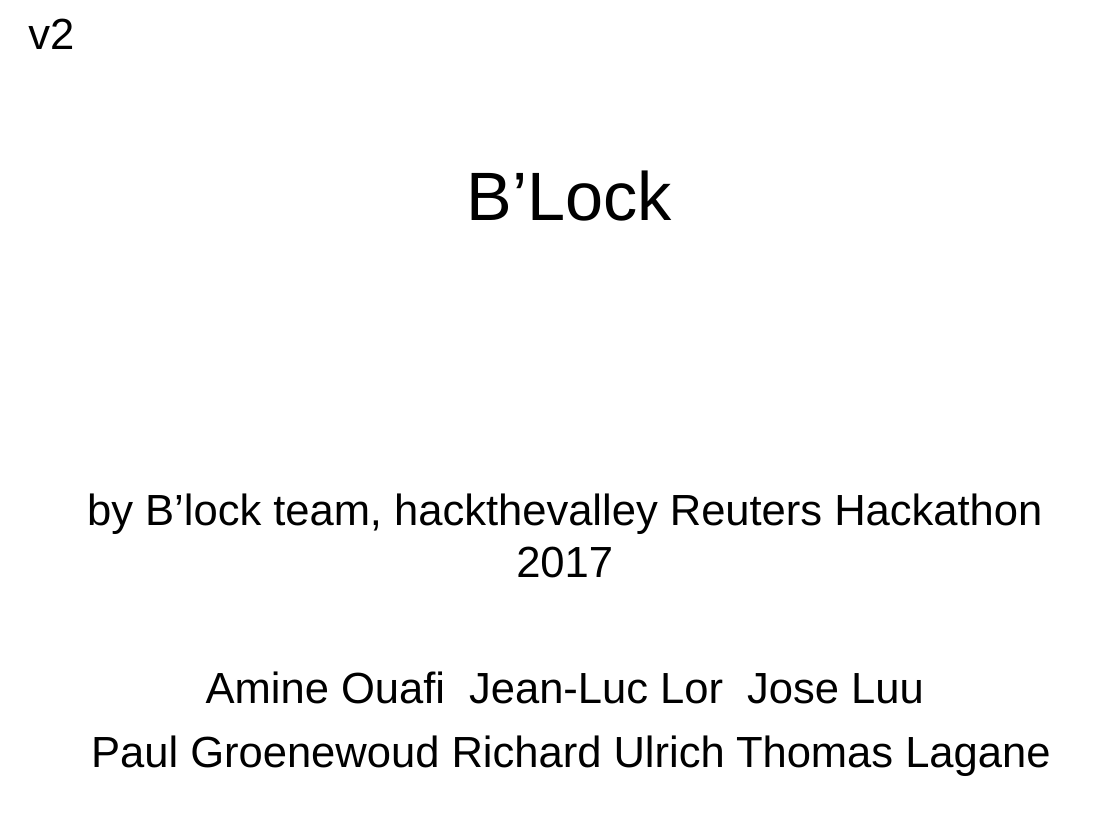
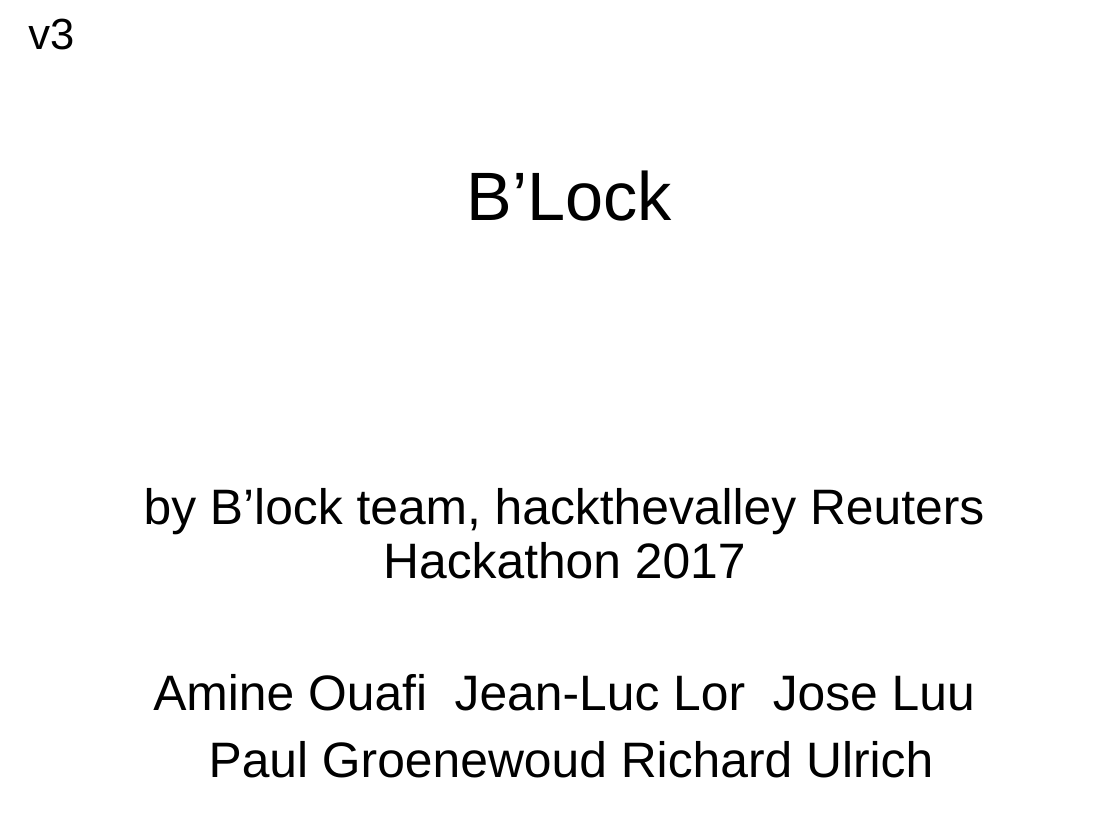
Before and after one commit to blockTeamhackathon/documents, a slide deck: slide 1 of B’Lock.ppt. Drawn at 1120x840 pixels with LibreOffice and Linux fonts; fonts in the diff are those of the drawing. Boxes give left, top, right and bottom in pixels: in the first picture for what was removed or moved away, otherwise in the second. Text is boxed around its words. In the diff, an @@ line names an element or a change of style, - is before the commit and + after.

```diff
--- a/B’Lock.ppt
+++ b/B’Lock.ppt
@@ text at [28,18,74,50]: text changed @@
-v2
+v3
@@ subtitle at [144,488,984,711]: size 28 to 32 pt in "by B’lock team, hackthevalley Reuters Hackathon 2017", "Amine Ouafi Jean-Luc Lor Jose Luu"; line spacing 1 to 0.9; more space between paragraphs @@
@@ subtitle at [209,741,933,778]: text changed; size 28 to 32 pt @@
-Paul Groenewoud Richard Ulrich Thomas Lagane
+Paul Groenewoud Richard Ulrich
```
Also in this commit, not shown: 5 other slides changed, 4 slides added.
